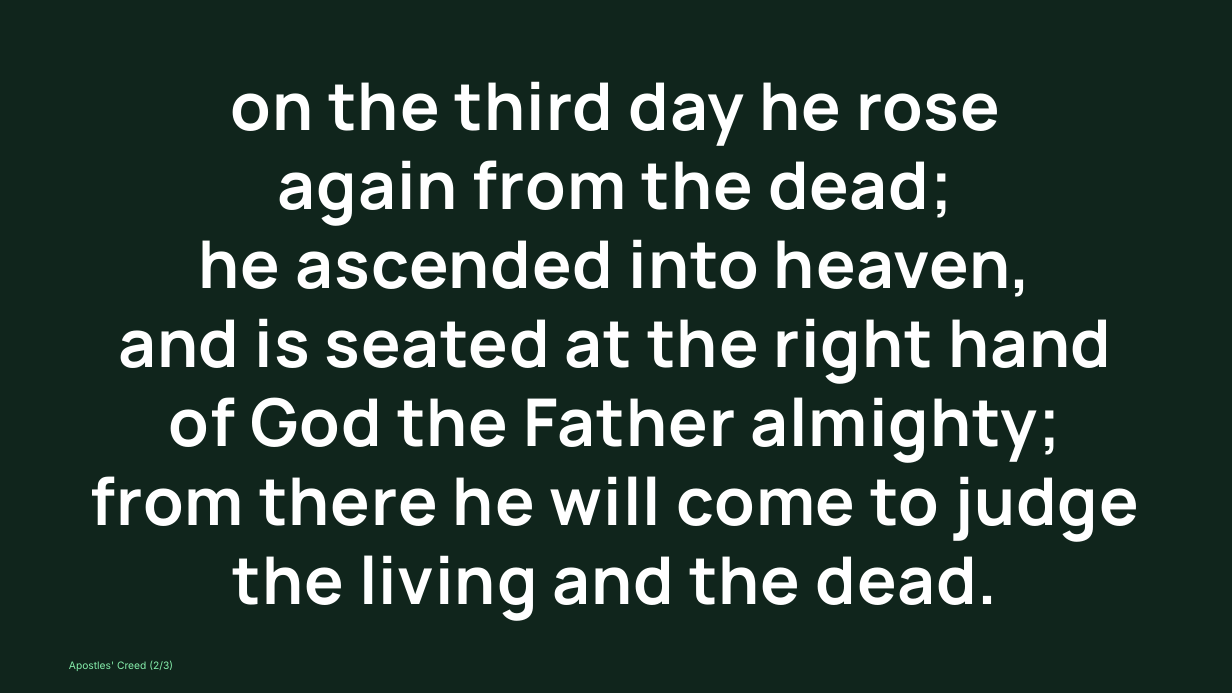
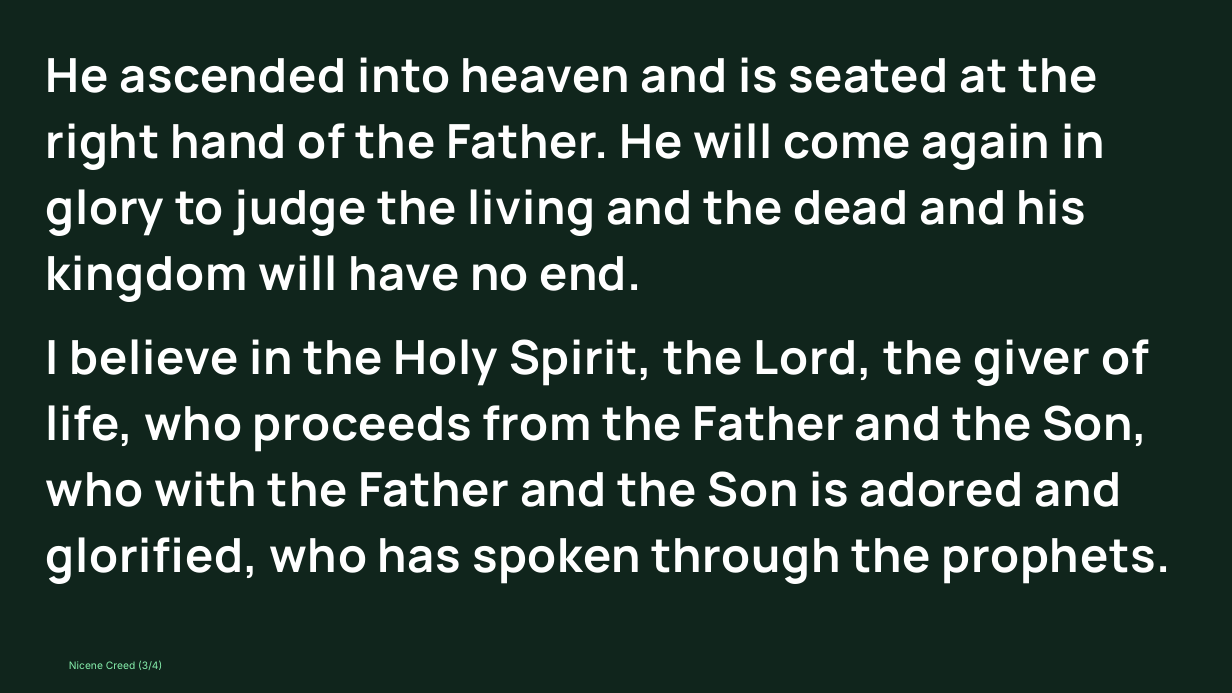
Before and after one commit to divinogabriel9/verbum, a slide deck: slide 28 of outputs/GFCC14Jun2026_11thSundayinOrdinaryTime.pptx (slide 27 before the commit). Drawn at 1232x693 pixels with LibreOffice and Linux fonts; fonts in the diff are those of the drawing. Boxes give left, top, right and bottom in pixels: in the first picture for what was removed or moved away, otherwise in the second. Text is boxed around its words. In the diff, an @@ line names an element or a change of style, - is before the commit and + after.

```diff
--- a/outputs/GFCC14Jun2026_11thSundayinOrdinaryTime.pptx
+++ b/outputs/GFCC14Jun2026_11thSundayinOrdinaryTime.pptx
@@ text at bbox=[46, 57, 1104, 302]: text changed; size 77 to 55 pt @@
-on the third day he rose
-again from the dead;
-he ascended into heaven,
-and is seated at the right hand
-of God the Father almighty;
-from there he will come to judge
-the living and the dead.
+He ascended into heaven and is seated at the right hand of the Father. He will come again in glory to judge the living and the dead and his kingdom will have no end.
@@ text added at bbox=[46, 339, 1171, 584], 55 pt, text #FFFFFF, bold @@
+I believe in the Holy Spirit, the Lord, the giver of life, who proceeds from the Father and the Son, who with the Father and the Son is adored and glorified, who has spoken through the prophets.
@@ text at bbox=[69, 661, 162, 670]: text changed @@
-Apostles' Creed (2/3)
+Nicene Creed (3/4)
```
Also in this commit, not shown: 30 other slides changed, 2 slides added, 1 slide removed, 15 other files.
